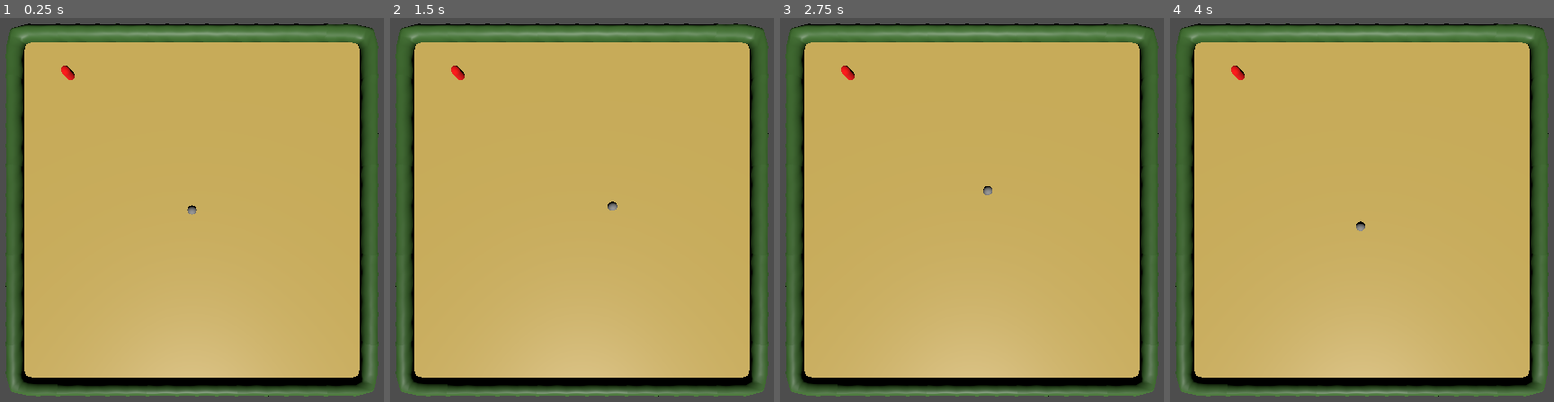
Above: before the commit, frames 1-4 (left to right).
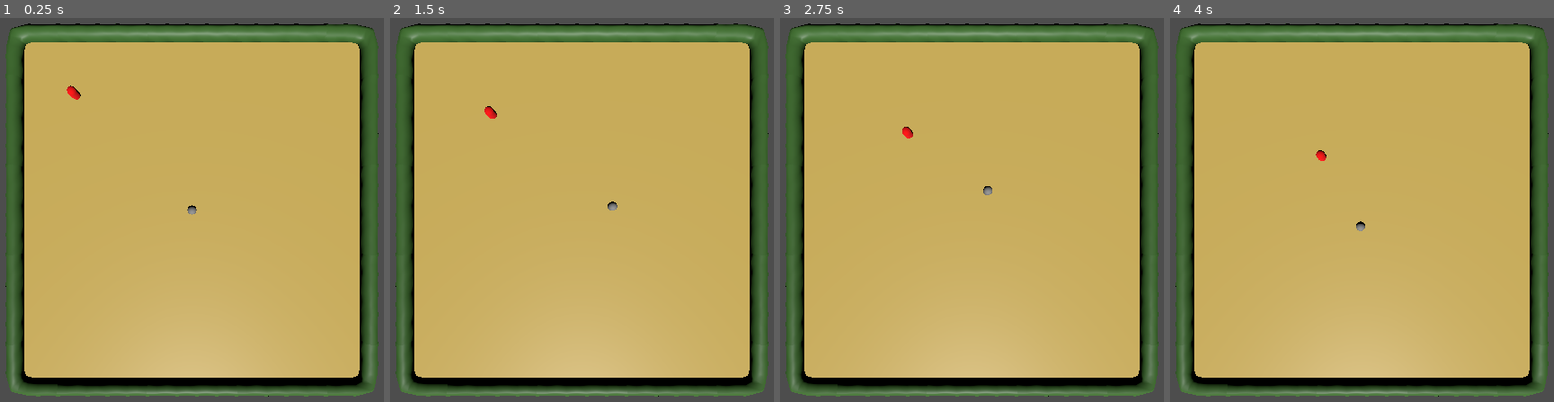
Above: after the commit, the same moments.

Repository: paxwort/microjam-59
Game: Godot game, scene res://Scenes/gameplay-scene.tscn
Two runs of this game, one before a commit and one after it. Both use one fixed random seed, a clock stepped at 60 frames per second and the inputs below. The project has no main scene, so this scene is started directly.
Inputs (mouse positions are in pixels of both pictures, inside the frame that each line leads up to):
- Up to frame 1 (0.25 s): no input
- Up to frame 2 (1.5 s): tap Enter at 0.5 s; move the mouse to (739, 190) at 0.52 s; click (739, 190) at 0.67 s; move the mouse to (439, 229) at 1.27 s; click (439, 229) at 1.42 s
- Up to frame 3 (2.75 s): move the mouse to (1044, 121) at 2.02 s; click (1044, 121) at 2.17 s
- Up to frame 4 (4 s): move the mouse to (1327, 290) at 2.77 s; click (1327, 290) at 2.92 s; move the mouse to (outside the picture) at 3.52 s; click (outside the picture) at 3.67 s

The runs differ from the first frame. In frame 1, 0.2% of the frame differs, in the area x 15-22%, y 12-22%; in frame 2, 0.2%; in frame 3, 0.2%; in frame 4, 0.1%.

Commit message:
Enemies now patrol when unit is outside of range

Diff:
--- a/Scenes/gameplay-scene.tscn
+++ b/Scenes/gameplay-scene.tscn
@@ -27,4 +27,4 @@
 [node name="Unit1" parent="." unique_id=622480961 instance=ExtResource("2_geme8")]
 
 [node name="Enemy1" parent="." unique_id=281305702 instance=ExtResource("3_yyx7o")]
-transform = Transform3D(1, 0, 0, 0, 1, 0, 0, 0, 1, -13.901617, 0, -15.364186)
+transform = Transform3D(1, 0, 0, 0, 1, 0, 0, 0, 1, -13.809011, 0, -13.548244)
--- a/Scripts/characters/components/movement_component.gd
+++ b/Scripts/characters/components/movement_component.gd
@@ -30,3 +30,6 @@
 
 func move_to_location(target_position: Vector3) -> void:
 	_navAgent.target_position = target_position
+
+func is_at_target_location() -> bool:
+	return _navAgent.is_navigation_finished()
--- a/Scripts/characters/enemy_controller.gd
+++ b/Scripts/characters/enemy_controller.gd
@@ -5,32 +5,48 @@
 @onready var _movementComponent: MovementComponent = $MovementComponent
 @onready var _detectionComponent: DetectionComponent = $DetectionComponent
 
-var _target_player: Node3D
-var _is_in_pursuit: bool = false
+enum State { PATROLLING, HUNTING, ATTACKING }
+
+var _targetPlayer: Node3D
+
+var _state: State
+
+var _patrolTargetLocation: Vector3
+
 
 func _ready() -> void:
-	_target_player = null
-	_is_in_pursuit = false
+	_targetPlayer = null
+	_state = State.PATROLLING
 
 	_healthComponent.health_depleted.connect(_kill_unit)
 	_detectionComponent.player_entered_area.connect(_start_pursuit)
 	_detectionComponent.player_lost.connect(_end_pursuit)
 
 func _process(_delta: float) -> void:
-	if _is_in_pursuit && _target_player:
-		_movementComponent.move_to_location(_target_player.global_position)
+	if _state == State.HUNTING && _targetPlayer:
+		# TODO: Change to have periodic updates to location chase, not every frame
+		_movementComponent.move_to_location(_targetPlayer.global_position)
+	if _state == State.PATROLLING && _movementComponent.is_at_target_location():
+		_start_patrol()
 
 func _start_pursuit(player: Node3D) -> void:
-	if _target_player:
+	if _targetPlayer:
 		pass
-	_target_player = player
-	_is_in_pursuit = true
-	_movementComponent.move_to_location(_target_player.global_position)
+	_targetPlayer = player
+	_state = State.HUNTING
+	_movementComponent.move_to_location(_targetPlayer.global_position)
 
 func _end_pursuit() -> void:
-	_target_player = null
-	_is_in_pursuit = false
-	_movementComponent.move_to_location(global_position)
+	_targetPlayer = null
+	_state = State.PATROLLING
+	_start_patrol()
+
+func _start_patrol() -> void:
+	var xPos = randf_range(-18, 18)
+	var zPos = randf_range(-18, 18)
+	_patrolTargetLocation = Vector3(xPos, 0, zPos)
+	_movementComponent.move_to_location(_patrolTargetLocation)
+
 
 func take_damage(damage: float) -> void:
 	_healthComponent.remove_health(damage)
